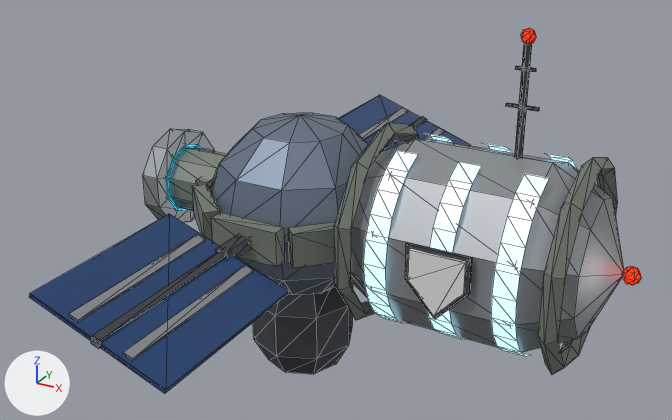
A saved change to the glTF model godot/assets/stations/office.glb.
Both versions are drawn from a 50 mm camera at (1.066, -2.195, 1.089) aimed at (-0.112, -0.053, 0.018). The lights are fixed; the arrows at lower left show +X, +Y and +Z. The picture after the commit comes second. Mesh edges are drawn as thin lines. Vertices at exactly the same position are counted once.

Names of what the first picture shows: 'office'.
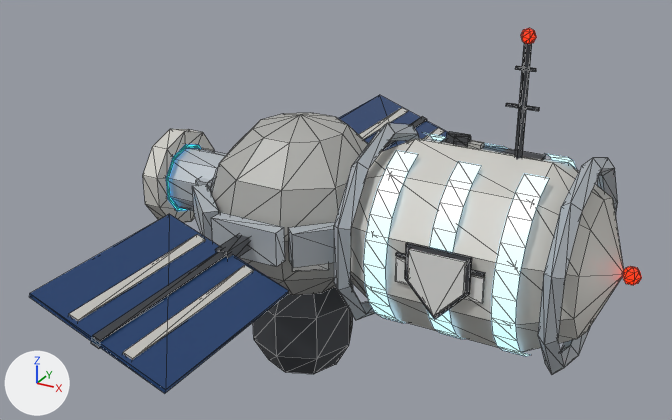
The change, as a diff of the scene's bpy script:
```diff
--- a/godot/assets/stations/office.glb.py
+++ b/godot/assets/stations/office.glb.py
@@ mat_shippanel @@
+mat_shippanel = principled_material('ShipPanel')
+mat_shippanel.base_color = (0.46, 0.46, 0.44)  # grey #b5b5b1
+mat_shippanel.metallic = 0.2
+mat_shippanel.roughness = 0.58
@@ mat_shiparmor @@
+mat_shiparmor = principled_material('ShipArmor')
+mat_shiparmor.base_color = (0.5, 0.54, 0.58)  # light grey #bcc2c8
+mat_shiparmor.metallic = 0.3
@@ mat_shiphull @@
+mat_shiphull = principled_material('ShipHull')
+mat_shiphull.base_color = (0.64, 0.63, 0.59)  # light grey #d1d0ca
+mat_shiphull.metallic = 0.15
+mat_shiphull.roughness = 0.58
@@ me_office @@
 # used by ob_office; location = (0.0, 0.0, 0.0)
-me_office.from_pydata(...)  # 668 vertices, 1076 faces; spans x -0.74..0.74, y -0.89..0.89, z -0.59..0.59
+me_office.from_pydata(...)  # 788 vertices, 1256 faces; spans x -0.74..0.74, y -0.89..0.89, z -0.59..0.59
+# me_office part 1: a new loose piece, a box spanning x 0.199..0.269, y 0.059..0.086, z 0.233..0.245, in mat_shippanel (grey #b5b5b1)
+# me_office part 2: a new loose piece, a box spanning x 0.1504..0.4357, y 0.054..0.1004, z 0.2257..0.232, in mat_hulldark (dark grey #4d5055)
+# me_office part 3: a new loose piece, a box spanning x 0.192..0.233, y 0.058..0.08, z 0.233..0.258, in mat_hulldark (dark grey #4d5055)
+# me_office part 4: a new loose piece, a box spanning x 0.166..0.226, y 0.071..0.093, z 0.233..0.257, in mat_hulldark (dark grey #4d5055)
+# me_office part 5: a new loose piece, a box spanning x 0.1752..0.4109, y -0.2592..-0.2505, z 0.0301..0.0376, in mat_hulldark (dark grey #4d5055)
+# me_office part 6: a new loose piece, a box spanning x 0.1752..0.4109, y -0.2574..-0.2499, z -0.0441..0.0241, in mat_accent (white #e7e7e5)
+# me_office part 7
+# 32 faces are deleted
+# 16 new faces join them, mat_hulldark (dark grey #4d5055)
+# 16 new faces join them, mat_accent (white #e7e7e5)
+# me_office part 8
+# 24 vertices are added at x -0.16..-0.07, y -0.24..0.24, z -0.11..-0.04
+# 8 new vertices lie (0.0, 0.0, 0.06) away from vertices in x -0.16..-0.07, y -0.23..0.23, z -0.11
+# 24 new faces join them, mat_hulldark (dark grey #4d5055)
+# 24 new faces join them, mat_accent (white #e7e7e5)
+# me_office part 9: 100 faces spanning x -0.53..0.02, y -0.26..0.26, z -0.29..0.27 switch from mat_steel (greyish blue #768495) to mat_shippanel (grey #b5b5b1)
+# me_office part 10: 292 faces spanning x -0.71..0.61, y -0.31..0.31, z -0.3..0.28 switch from mat_armor (grey #848b81) to mat_shiparmor (light grey #bcc2c8)
+# me_office part 11: 208 faces spanning x -0.74..0.69, y -0.88..0.88, z -0.27..0.25 switch from mat_hull (grey #9ba0a4) to mat_shiphull (light grey #d1d0ca)
+# other edits to the shape of me_office do not show in these pictures
 me_office.materials.append(mat_window)
```

Location of each change, [x1, y1, x2, y2] in pixels of the pictures (672 x 420 px; the box of a moved part takes in the faces that stretch with it):
part 1 of me_office, added
    after: [468, 140, 484, 149]
part 2 of me_office, added
    after: [441, 138, 546, 160]
part 3 of me_office, added
    after: [454, 134, 471, 147]
part 4 of me_office, added
    after: [446, 131, 471, 143]
part 5 of me_office, added
    after: [396, 252, 485, 277]
part 6 of me_office, added
    after: [395, 257, 485, 303]
part 7 of me_office, moved or reshaped
    both: [405, 242, 472, 320]
part 8 of me_office, added (mostly hidden)
    after: [292, 263, 329, 272]
part 9 of me_office, recoloured (greyish blue to grey)
    both: [212, 113, 368, 295]
part 10 of me_office, recoloured
    both: [169, 123, 618, 375]
part 11 of me_office, recoloured (grey to light grey)
    both: [69, 108, 624, 360]
